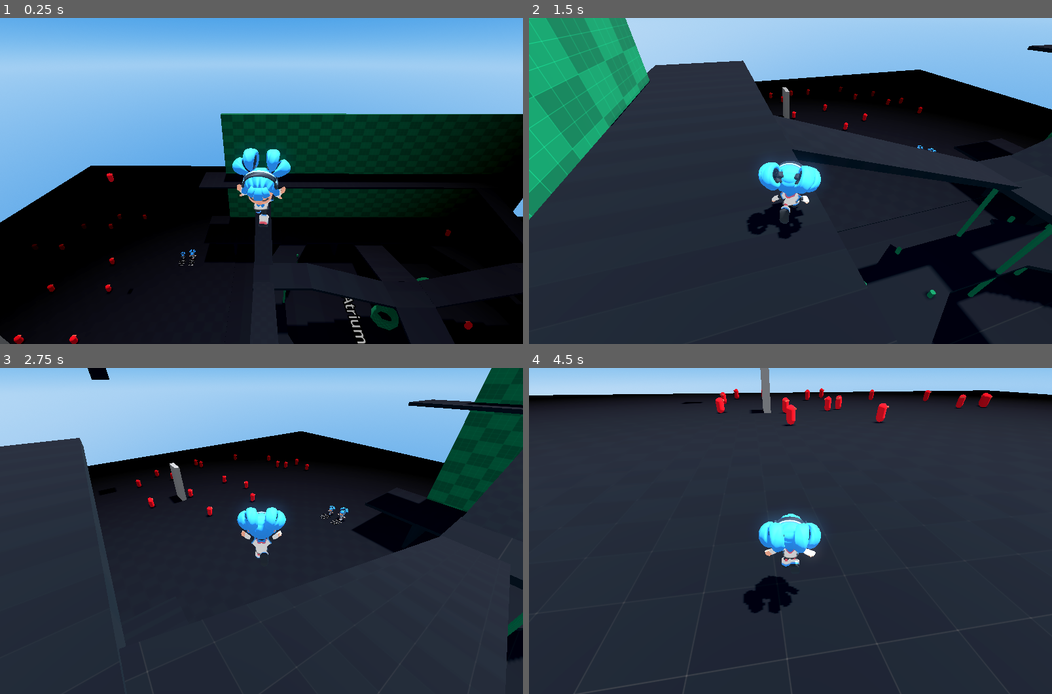
Above: before the commit, frames 1-4 (two rows, left to right).
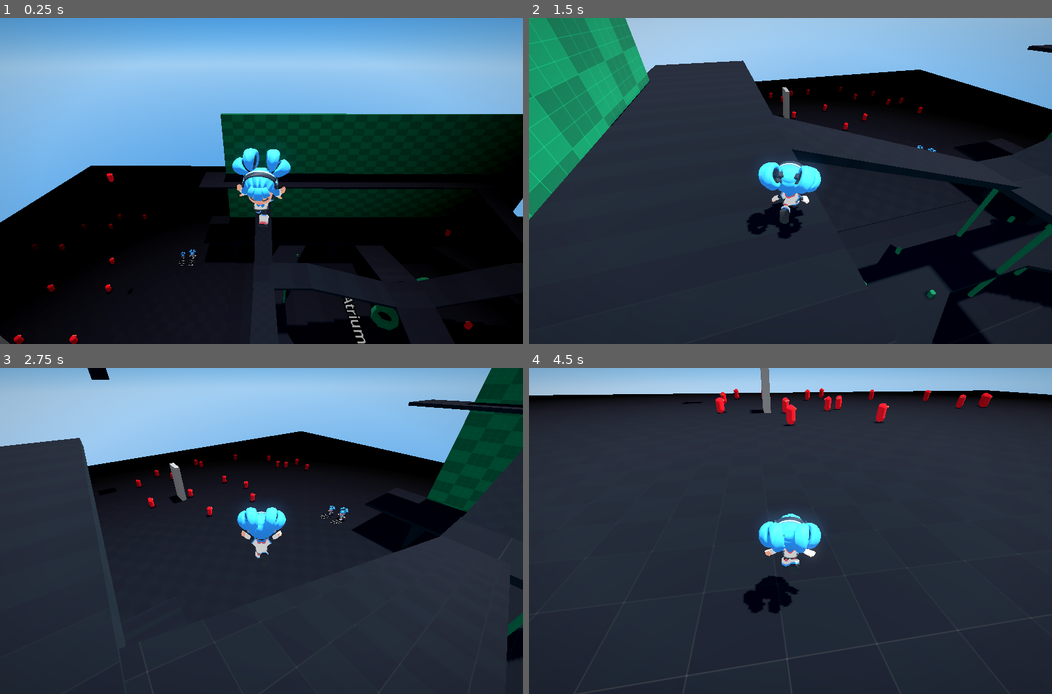
Above: after the commit, the same moments.

Repository: jake6724/no_poly_jam
Game: Godot game, scene res://scenes/TestLevel.tscn
Two runs of this game, one before a commit and one after it. Both use one fixed random seed, a clock stepped at 60 frames per second and the inputs below.
Inputs (mouse positions are in pixels of both pictures, inside the frame that each line leads up to):
- Up to frame 1 (0.25 s): no input
- Up to frame 2 (1.5 s): move the mouse to (905, 164) at 0.52 s; hold D (move_right) 0.53-1.28 s; click (905, 164) at 0.6 s; tap Space (jump) at 0.77 s; move the mouse to (764, 181) at 1.27 s; hold W (move_up) from 1.28 s (still down); right-click (764, 181) at 1.35 s
- Up to frame 3 (2.75 s): keep holding W (move_up); tap Space (jump) at 1.52 s; move the mouse to (271, 524) at 2.02 s; tap Mouse wheel down (scroll_down) at 2.1 s
- Up to frame 4 (4.5 s): keep holding W (move_up); move the mouse to (785, 537) at 2.77 s; tap Mouse wheel up (scroll_up) at 2.85 s; tap Space (jump) at 3.02, 3.77 s; move the mouse to (827, 534) at 3.52 s; tap Shift (sprint) at 3.6 s; move the mouse to (748, 527) at 4.27 s; click (748, 527) at 4.35 s

The runs differ from the first frame. In frame 1, 2.1% of the frame differs, in the area x 0-100%, y 0-99%; in frame 2, 1.1%; in frame 3, 1.4%; in frame 4, 1.8%.

Commit message:
Add camera vignetting

Diff:
--- /dev/null
+++ b/materials/vignette.gdshader
@@ -0,0 +1,12 @@
+shader_type canvas_item;
+
+uniform float alpha = 1.0;
+uniform float inner_radius = 0.0;
+uniform float outer_radius = 1.0;
+
+void fragment() {
+	float x = abs(UV.r-.5)*2.0;
+	float y = abs(UV.g-.5)*2.0;
+	float q = 1.0-(1.0-sqrt(x*x+y*y)/outer_radius)/(1.0-inner_radius);
+	COLOR = vec4(0, 0, 0, q*alpha);
+}
--- a/scenes/TestLevel.tscn
+++ b/scenes/TestLevel.tscn
@@ -6,6 +6,7 @@
 [ext_resource type="Texture2D" uid="uid://bt213508s4cqg" path="res://assets/AllSkyFree_Sky_ClearBlueSky_Equirect.png" id="3_df0lk"]
 [ext_resource type="Script" uid="uid://csqil2ksl4gs2" path="res://scripts/enemies/zombie_spawner.gd" id="5_8xg12"]
 [ext_resource type="PackedScene" uid="uid://16iu10wxub40" path="res://assets/sophia_model/sophia.glb" id="6_5n3yh"]
+[ext_resource type="Shader" uid="uid://c3oadbjlo7ac2" path="res://materials/vignette.gdshader" id="7_0n17k"]
 
 [sub_resource type="NavigationMesh" id="NavigationMesh_df0lk"]
 vertices = PackedVector3Array(38.79377, 0.9670639, -29.60537, 41.54377, 0.9670639, -29.60537, 41.54377, 0.9670639, -73. …(17784 unchanged characters)…
@@ -51,6 +52,12 @@
 [sub_resource type="ConvexPolygonShape3D" id="ConvexPolygonShape3D_8xg12"]
 points = PackedVector3Array(-2, -4, -0.5, -2, -4, 0.5, -2, 4, -0.5, 2, -4, -0.5, 2, -4, 0.5, -2, 4, 0.5, 2, 4, -0.5, 2, 4, 0.5)
 
+[sub_resource type="ShaderMaterial" id="ShaderMaterial_0n17k"]
+shader = ExtResource("7_0n17k")
+shader_parameter/alpha = 0.1
+shader_parameter/inner_radius = 0.7
+shader_parameter/outer_radius = 1.2
+
 [node name="TestLevel" type="Node3D"]
 
 [node name="Player" parent="." instance=ExtResource("2_1fpmp")]
@@ -721,3 +728,13 @@
 text = "Player
 Height
 2.2m"
+
+[node name="Vignette" type="ColorRect" parent="."]
+material = SubResource("ShaderMaterial_0n17k")
+anchors_preset = 15
+anchor_right = 1.0
+anchor_bottom = 1.0
+grow_horizontal = 2
+grow_vertical = 2
+mouse_filter = 2
+color = Color(0, 0, 0, 1)
Not shown, added: materials/vignette.gdshader.uid
Not shown: 1 places in scenes/TestLevel.tscn that only renumber resources
